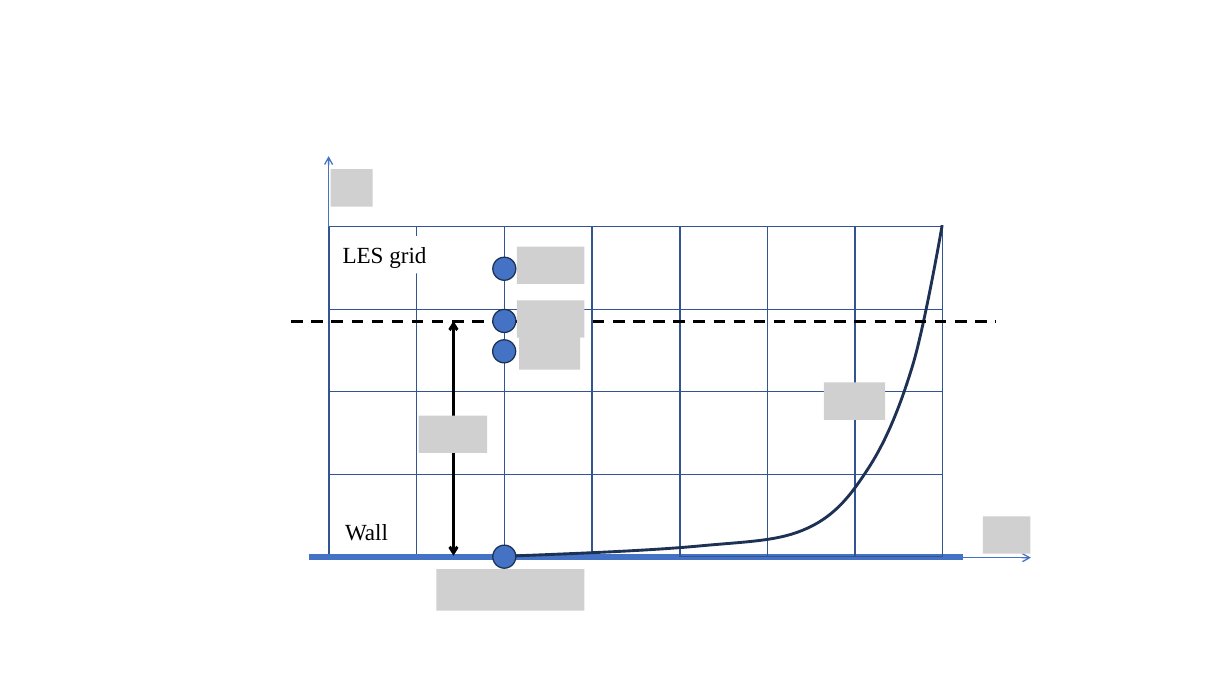
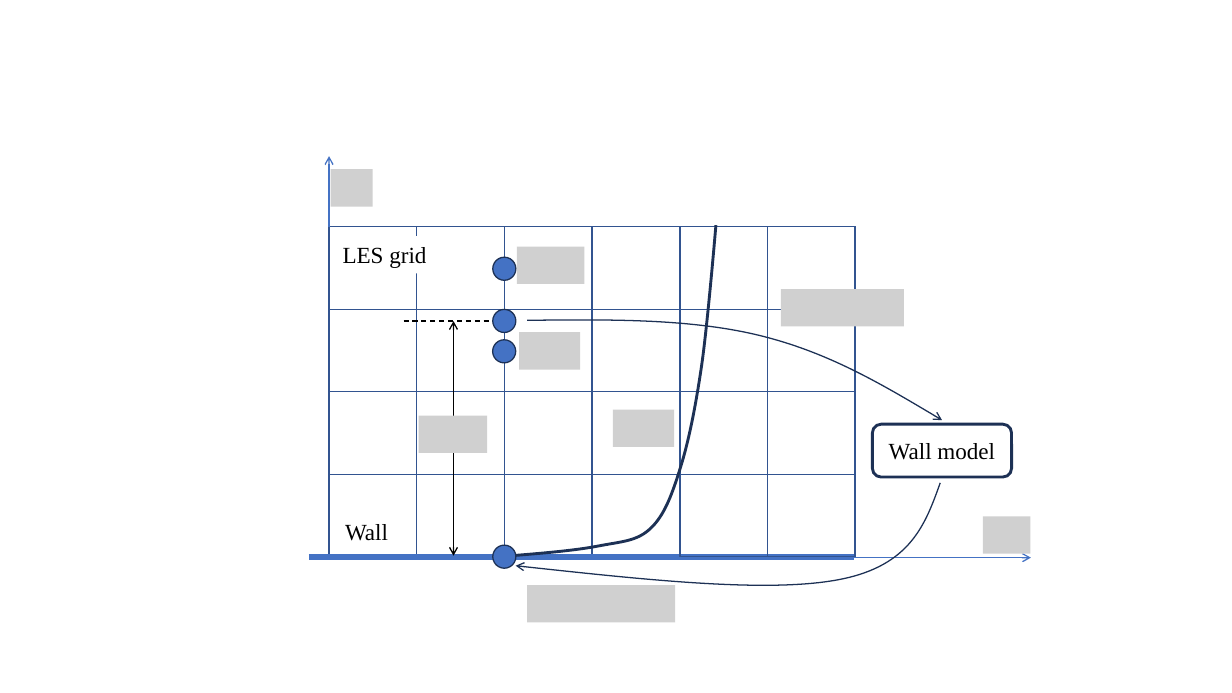
Before and after one commit to CaNS-World/CaLES, a slide deck: slide 3 of docs/CaNS_Theory.pptx. Drawn at 1232x693 pixels with LibreOffice and Linux fonts; fonts in the diff are those of the drawing; grey boxes stand for pictures. Boxes give left, top, right and bottom in pixels: in the first picture for what was removed or moved away, otherwise in the second. Text is boxed around its words. In the diff, an @@ line names an element or a change of style, - is before the commit and + after.

```diff
--- a/docs/CaNS_Theory.pptx
+++ b/docs/CaNS_Theory.pptx
@@ freeform shape: place and size @@
-freeform shape at (505,226,943,556)
+freeform shape at (505,226,716,556)
@@ rectangle removed at (855,226,943,309) @@
@@ picture added at (781,289,904,326) @@
@@ line moved from (291, 322) - (996, 322) to (404, 321) - (493, 321) @@
@@ line (404, 321) - (493, 321): stroke #000000 2.25 pt dashed to #000000 1 pt dashed @@
@@ double arrow (454, 322) - (454, 555): stroke #000000 2.25 pt to #000000 1 pt @@
@@ picture removed at (517,300,584,337) @@
@@ freeform shape added at (527,320,942,420), outline #1E3256 1 pt @@
@@ rectangle removed at (855,310,943,392) @@
@@ picture removed at (824,383,885,420) @@
@@ picture added at (613,409,674,446) @@
@@ rectangle removed at (855,392,943,474) @@
@@ rounded rectangle added at (872,424,1012,477), outline #1E3256 2.25 pt, 18 pt, text #000000 @@
+Wall model
@@ rectangle removed at (855,474,943,556) @@
@@ freeform shape added at (516,483,940,586), outline #1E3256 1 pt @@
@@ line moved from (309, 557) - (964, 557) to (309, 557) - (855, 557) @@
@@ picture removed at (436,569,584,611) @@
@@ picture added at (527,585,675,622) @@
```
Also in this commit, not shown: 12 other files.
